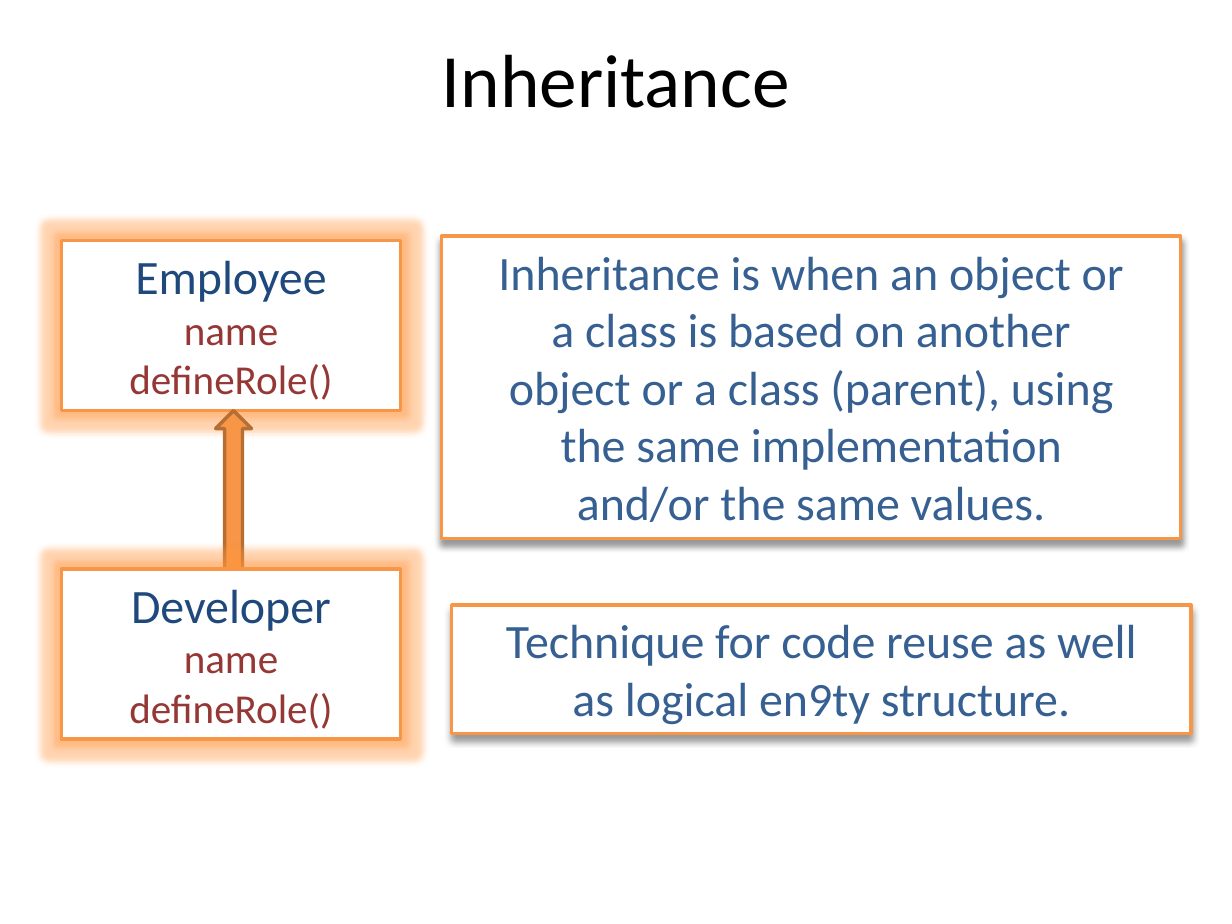
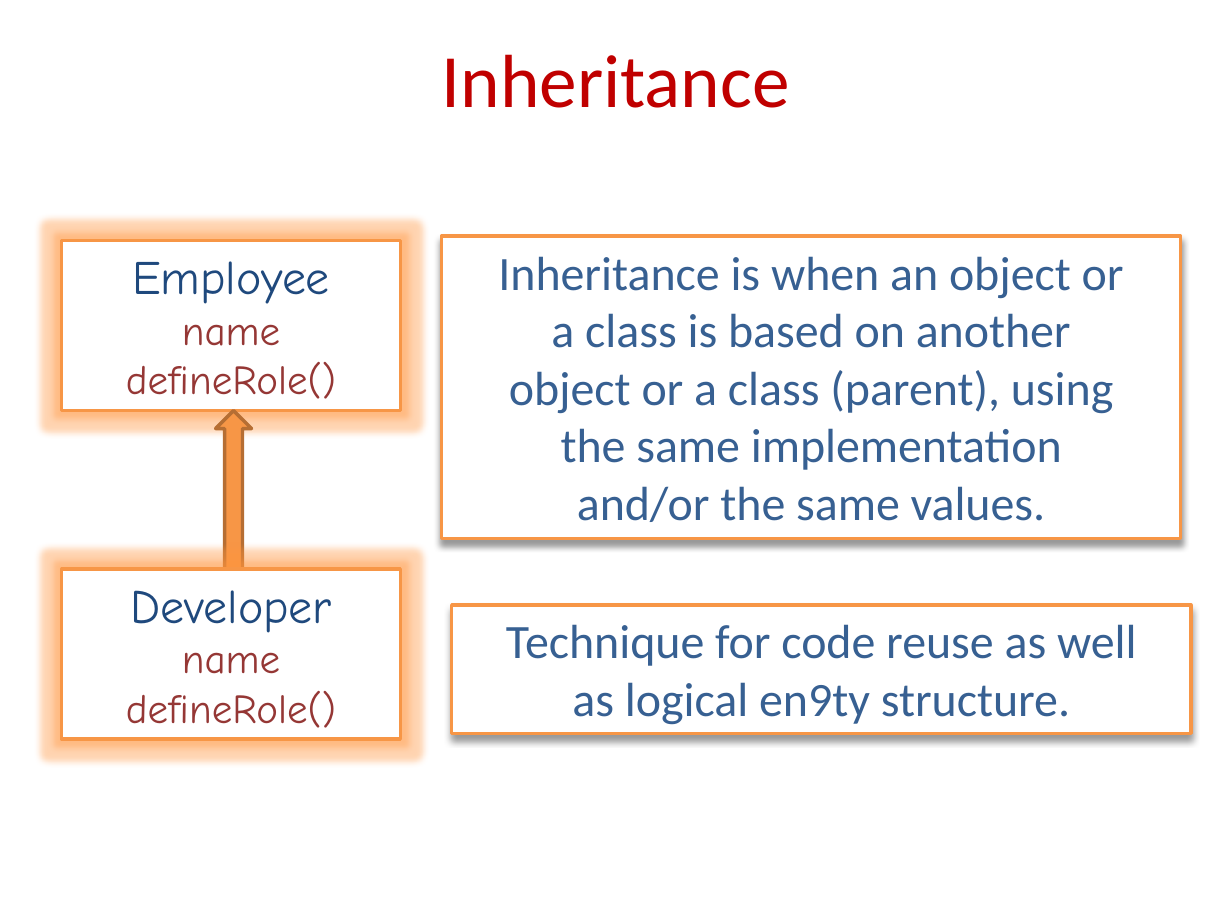
Before and after one commit to nehalsoni23/TypeScript-Training, a slide deck: slide 9 of Object Oriented Programming Training.pptx (slide 8 before the commit). Drawn at 1232x924 pixels with LibreOffice and Linux fonts; fonts in the diff are those of the drawing. Boxes give left, top, right and bottom in pixels: in the first picture for what was removed or moved away, otherwise in the second. Text is boxed around its words. In the diff, an @@ line names an element or a change of style, - is before the commit and + after.

```diff
--- a/Object Oriented Programming Training.pptx
+++ b/Object Oriented Programming Training.pptx
@@ title "Inheritance" at <box>442,54,790,108</box>: text colour #000000 to #C00000 @@
@@ rectangle "Employee" at <box>62,240,400,410</box>: font Calibri to Comic Neue @@
@@ rectangle "Developer" at <box>62,569,400,739</box>: font Calibri to Comic Neue @@
```
Also in this commit, not shown: 14 other slides changed, 4 slides added, 3 other files.
